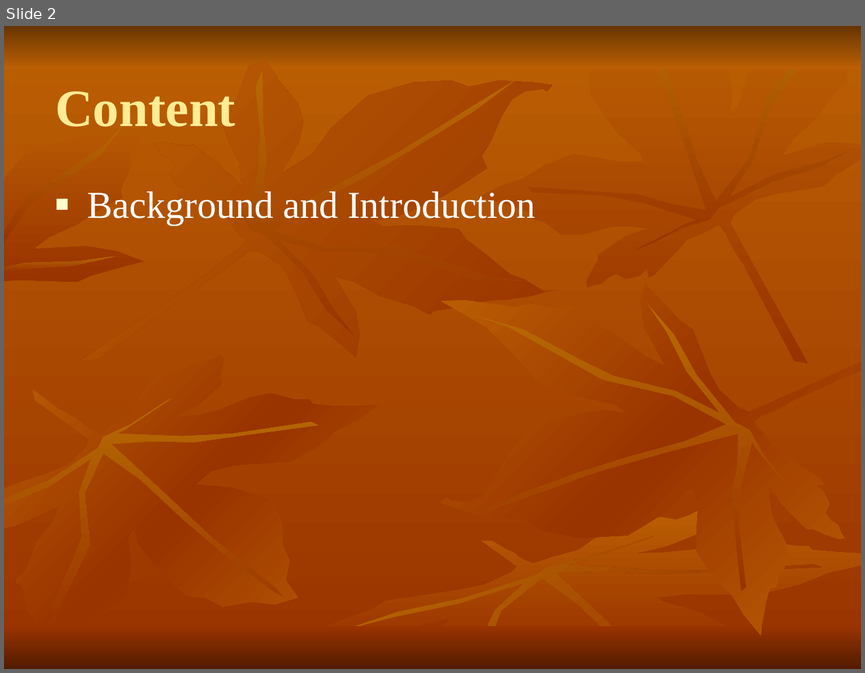
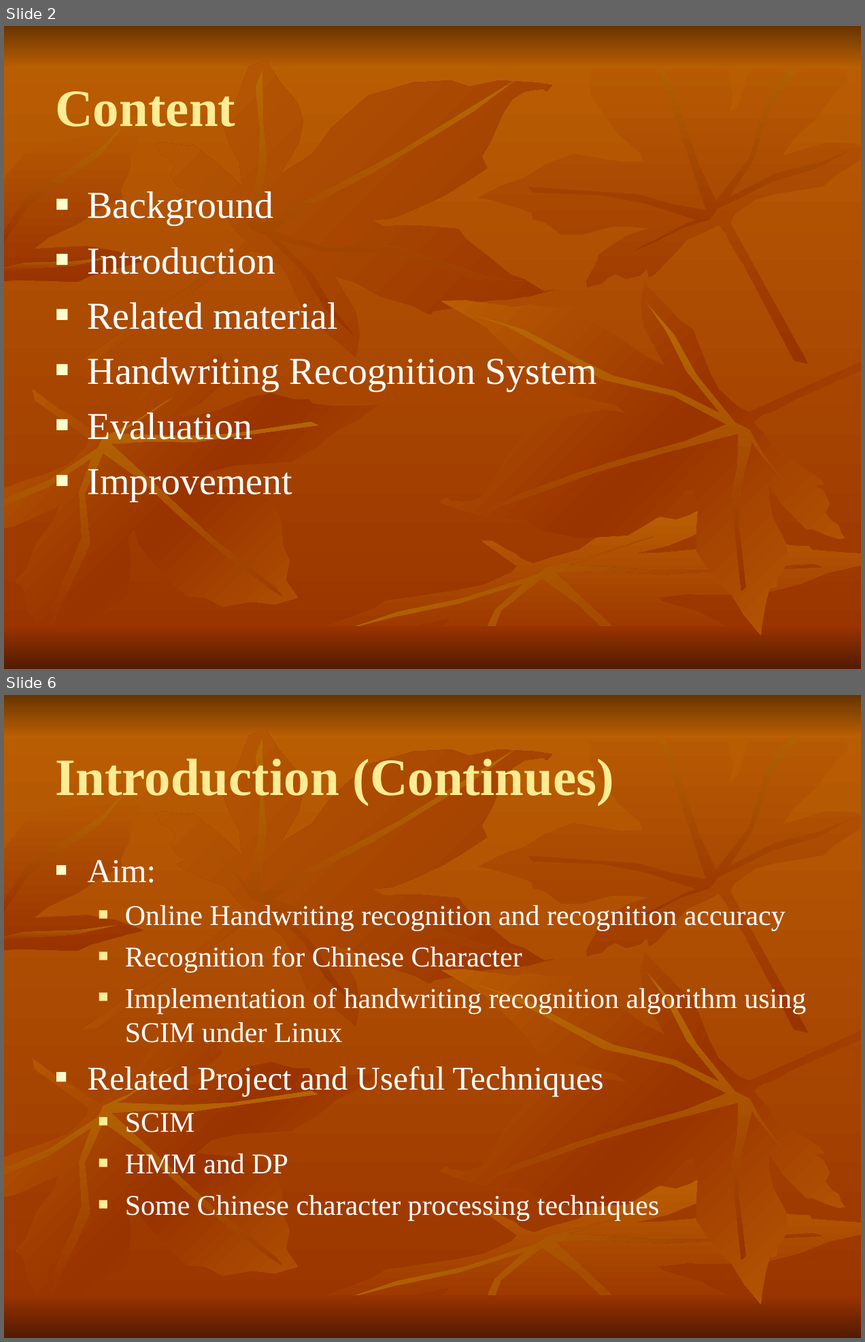
Before and after one commit to shaileshBhokare/honours, a slide deck: Dissertition/report/presentation.ppt. Shown one above the other, each under a label of ours: slide 2 before the commit, slides 2 and 6 after it; the slides between them are not shown. The pictures are 865x673 and 865x1342 pixels, drawn with LibreOffice and Linux fonts; fonts in the diff are those of the drawing. Boxes give left, top, right and bottom in pixels: in the first picture for what was removed or moved away, otherwise in the second. Text is boxed around its words. In the diff, an @@ line names an element or a change of style, - is before the commit and + after.

```diff
--- a/Dissertition/report/presentation.ppt
+++ b/Dissertition/report/presentation.ppt
@@ slide 6 added at box(4, 695, 861, 1338), background gradient #BB5F03 to #993300; not listed: 18 template elements that a slide beside it also shows @@
@@ title added at box(55, 758, 614, 805), 44 pt, text #FEEC94, bold @@
+Introduction (Continues)
@@ text added at box(88, 860, 806, 1221), 24 pt, text #FFFFFF @@
+■ Aim:
+  ■ Online Handwriting recognition and recognition accuracy
+  ■ Recognition for Chinese Character
+  ■ Implementation of handwriting recognition algorithm using SCIM under Linux
+■ Related Project and Useful Techniques
+  ■ SCIM
+  ■ HMM and DP
+  ■ Some Chinese character processing techniques
@@ slide 2 changed as well @@
@@ text at box(88, 191, 597, 501): text changed @@
-■ Background and Introduction
+■ Background
+■ Introduction
+■ Related material
+■ Handwriting Recognition System
+■ Evaluation
+■ Improvement
```
Also in this commit, not shown: 1 other slide changed, 18 other slides added, 1 other file.
